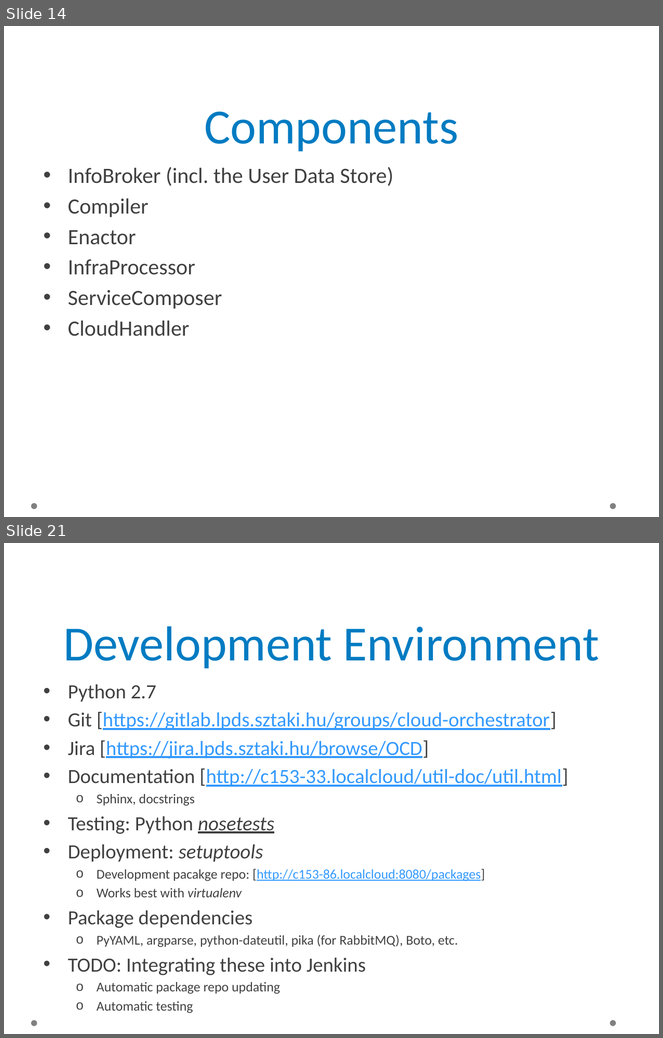
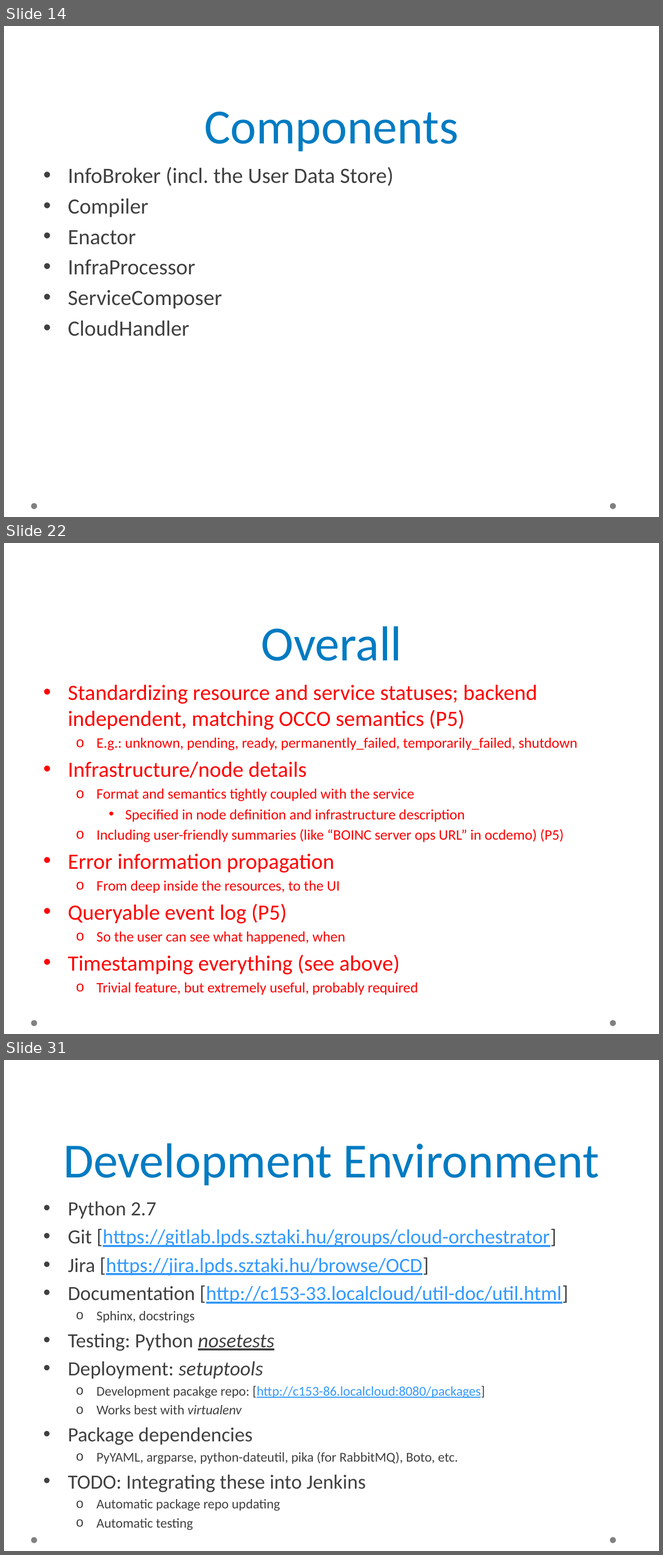
Before and after one commit to occopus/docs, a slide deck: sztaki-occo-report.pptx. Shown one above the other, each under a label of ours: slides 14 and 21 before the commit, slides 14, 22 and 31 after it; the slides between them are not shown. The pictures are 663x1038 and 663x1555 pixels, drawn with LibreOffice and Linux fonts; fonts in the diff are those of the drawing; background and template pictures are left out. Boxes give left, top, right and bottom in pixels: in the first picture for what was removed or moved away, otherwise in the second. Text is boxed around its words. In the diff, an @@ line names an element or a change of style, - is before the commit and + after.

Commit message:
Update OCCO status report

```diff
--- a/sztaki-occo-report.pptx
+++ b/sztaki-occo-report.pptx
@@ slide 22 added at (x1=4, y1=543, x2=659, y2=1034), background picture (left out); not listed: 2 template elements that a slide beside it also shows @@
@@ title added at (x1=261, y1=626, x2=402, y2=661), 54 pt, text #007BC2 @@
+Overall
@@ text added at (x1=68, y1=684, x2=578, y2=995), 16 pt, text #FF0000 @@
+• Standardizing resource and service statuses; backend independent, matching OCCO semantics (P5)
+  o E.g.: unknown, pending, ready, permanently_failed, temporarily_failed, shutdown
+• Infrastructure/node details
+  o Format and semantics tightly coupled with the service
+    • Specified in node definition and infrastructure description
+  o Including user-friendly summaries (like “BOINC server ops URL” in ocdemo) (P5)
+• Error information propagation
+  o From deep inside the resources, to the UI
+• Queryable event log (P5)
+  o So the user can see what happened, when
+• Timestamping everything (see above)
+  o Trivial feature, but extremely useful, probably required
@@ what was slide 21 is now slide 31 @@
```
Also in this commit, not shown: 8 slides changed, 9 other slides added.
